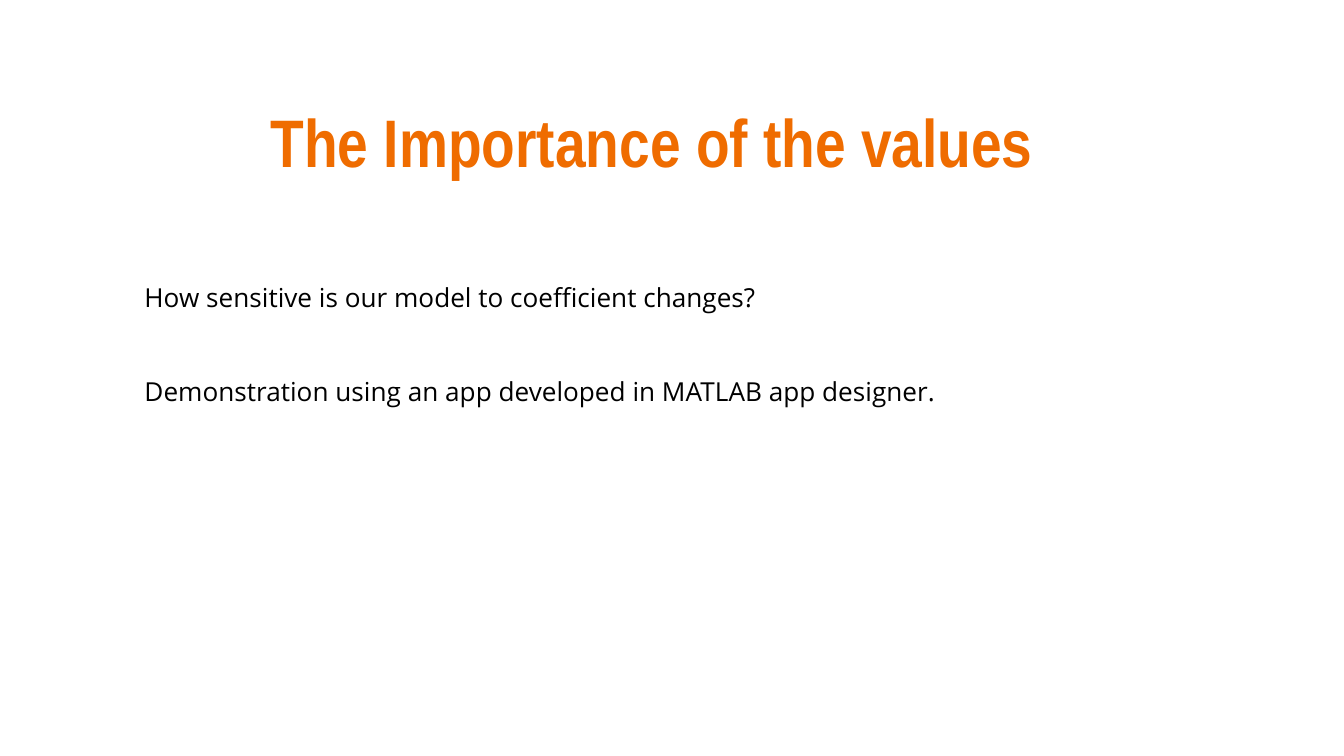
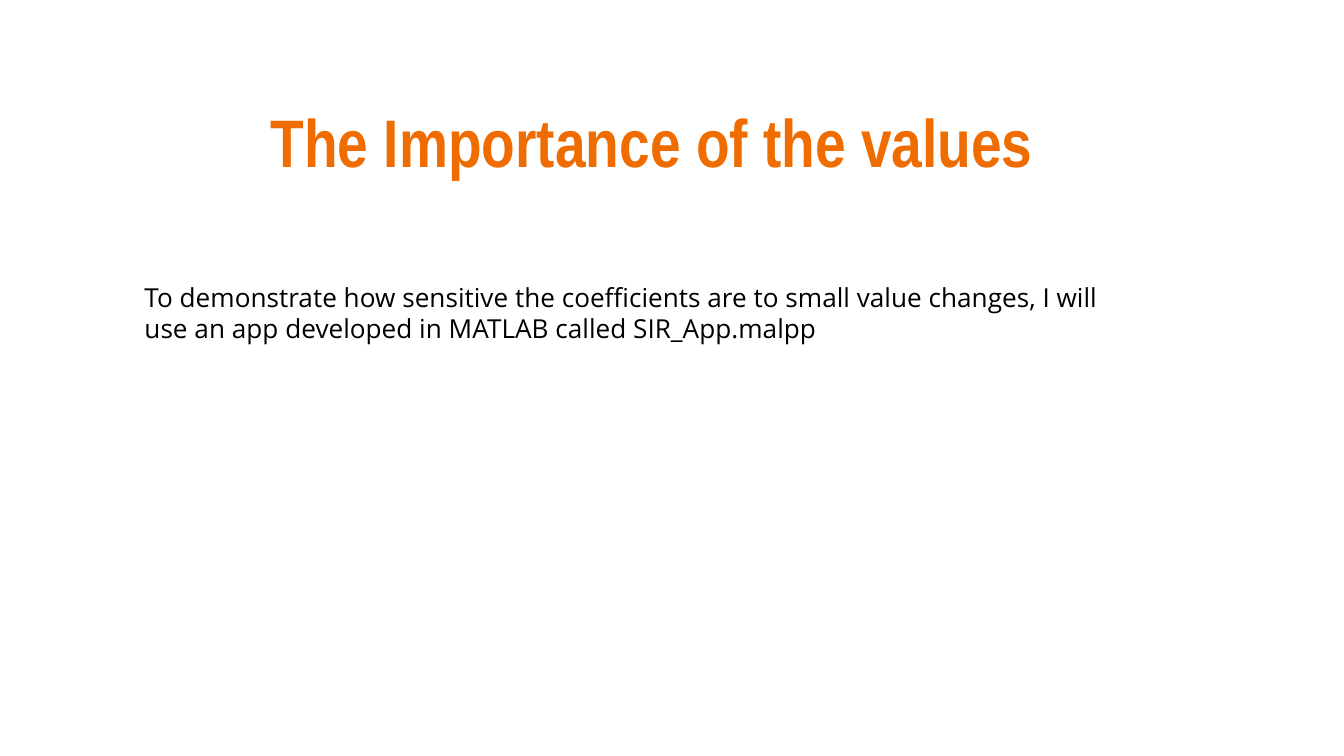
Before and after one commit to JackTCollins/Optimisation-in-parameter-fitting-for-Pandemic-Modelling, a slide deck: slide 7 of Presentation/Optimisation in parameter fitting for pandemic modelling.pptx. Drawn at 1344x756 pixels with LibreOffice and Linux fonts; fonts in the diff are those of the drawing. Boxes give left, top, right and bottom in pixels: in the first picture for what was removed or moved away, otherwise in the second. Text is boxed around its words. In the diff, an @@ line names an element or a change of style, - is before the commit and + after.

```diff
--- a/Presentation/Optimisation in parameter fitting for pandemic modelling.pptx
+++ b/Presentation/Optimisation in parameter fitting for pandemic modelling.pptx
@@ text at [144, 287, 1097, 345]: text changed @@
-How sensitive is our model to coefficient changes?
-Demonstration using an app developed in MATLAB app designer.
+To demonstrate how sensitive the coefficients are to small value changes, I will use an app developed in MATLAB called SIR_App.malpp
```
Also in this commit, not shown: 2 other slides changed, 1 slide added, 1 slide removed.
